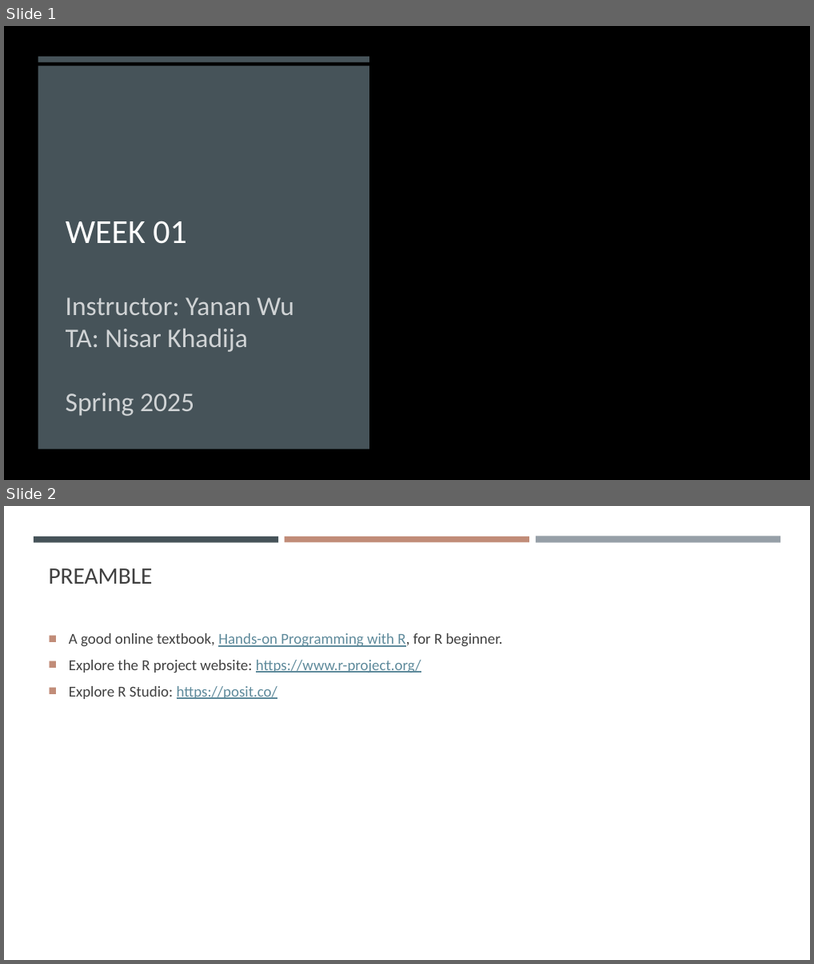
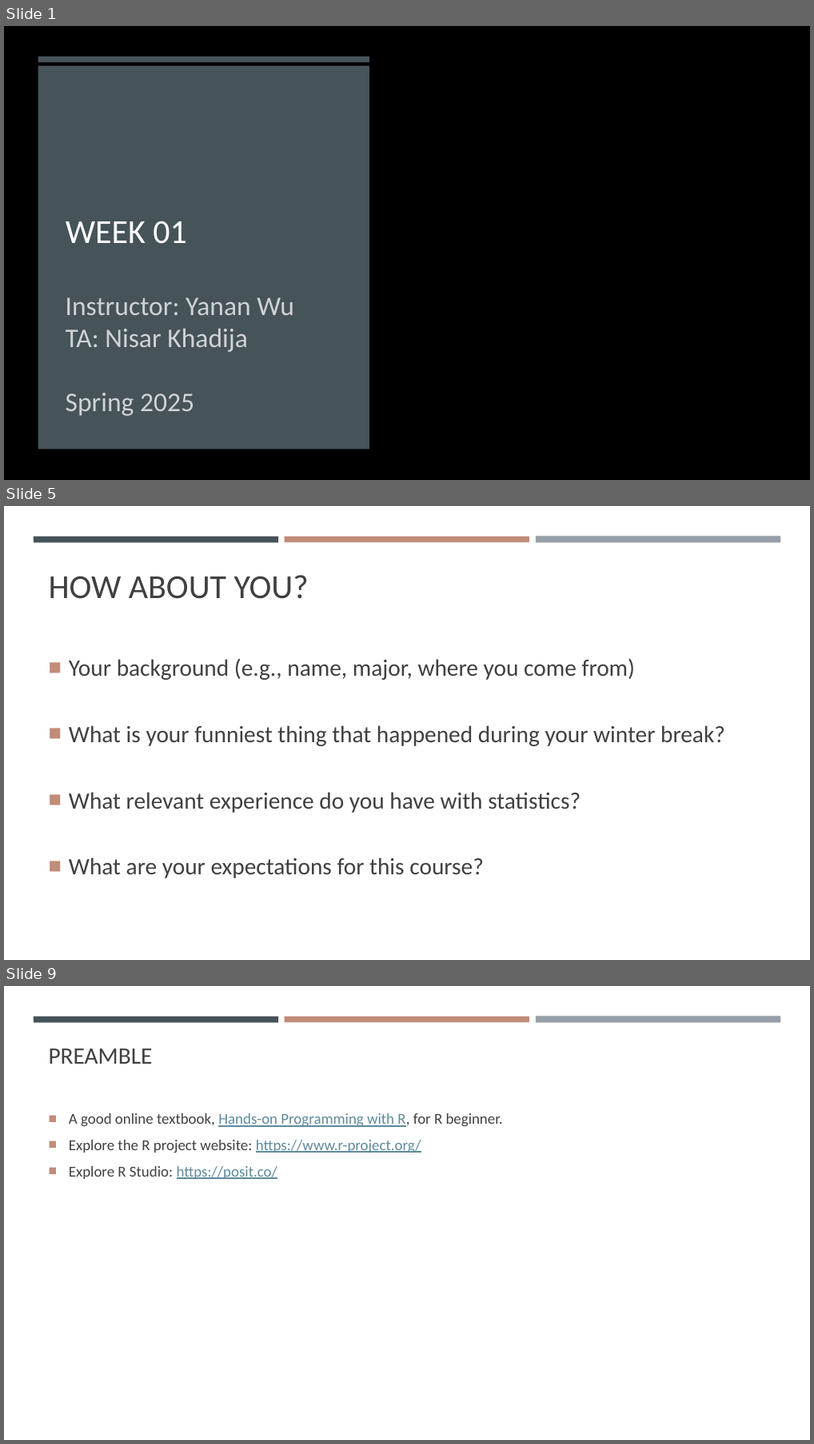
Before and after one commit to gisynw/geog-247, a slide deck: docs/Lectures/Week01/Week01_Intro.pptx. Shown one above the other, each under a label of ours: slides 1 and 2 before the commit, slides 1, 5 and 9 after it; the slides between them are not shown. The pictures are 814x964 and 814x1444 pixels, drawn with LibreOffice and Linux fonts; fonts in the diff are those of the drawing; background and template pictures are left out. Boxes give left, top, right and bottom in pixels: in the first picture for what was removed or moved away, otherwise in the second. Text is boxed around its words. In the diff, an @@ line names an element or a change of style, - is before the commit and + after.

```diff
--- a/docs/Lectures/Week01/Week01_Intro.pptx
+++ b/docs/Lectures/Week01/Week01_Intro.pptx
@@ slide 5 added at (4, 506, 810, 960), background #FFFFFF; not listed: 3 template elements that a slide beside it also shows @@
@@ title added at (49, 575, 309, 599), 40 pt, text #404040 @@
+HOW ABOUT YOU?
@@ text added at (69, 658, 726, 878), 28 pt, text #404040 @@
+■ Your background (e.g., name, major, where you come from)
+■ What is your funniest thing that happened during your winter break?
+■ What relevant experience do you have with statistics?
+■ What are your expectations for this course?
@@ what was slide 2 is now slide 9 @@
```
Also in this commit, not shown: 6 other slides added, 1 other file.
